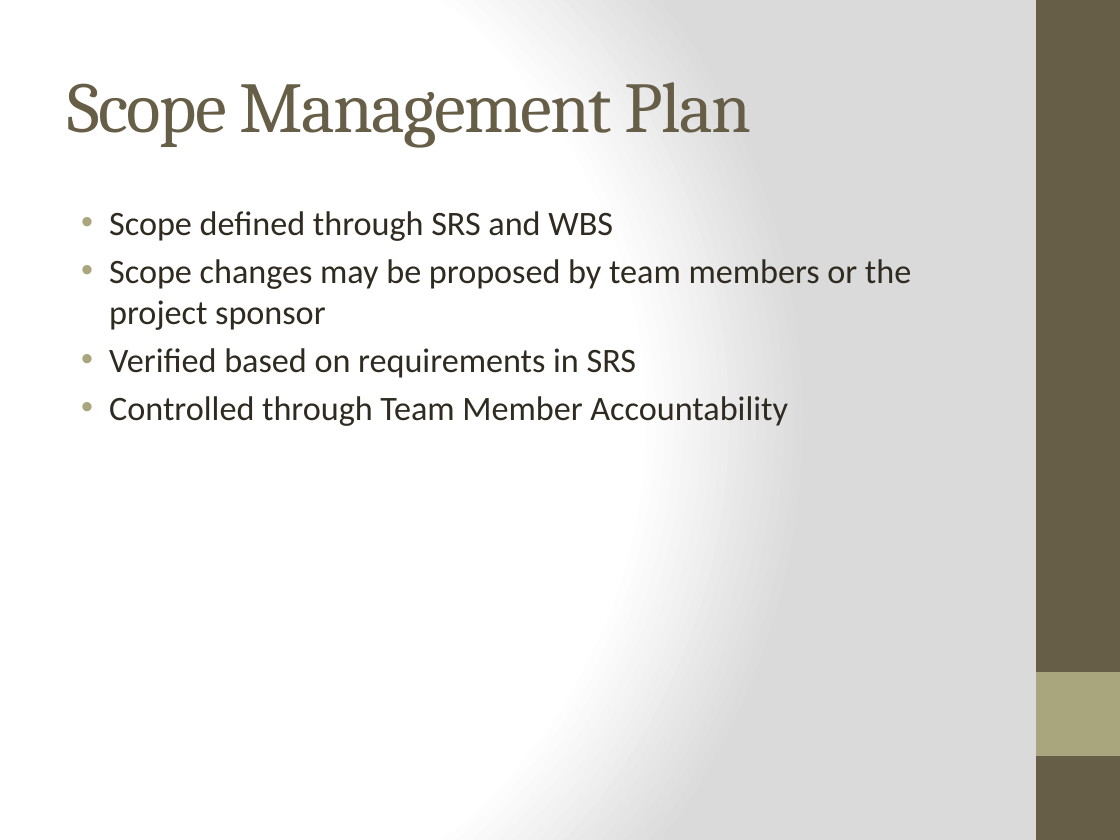
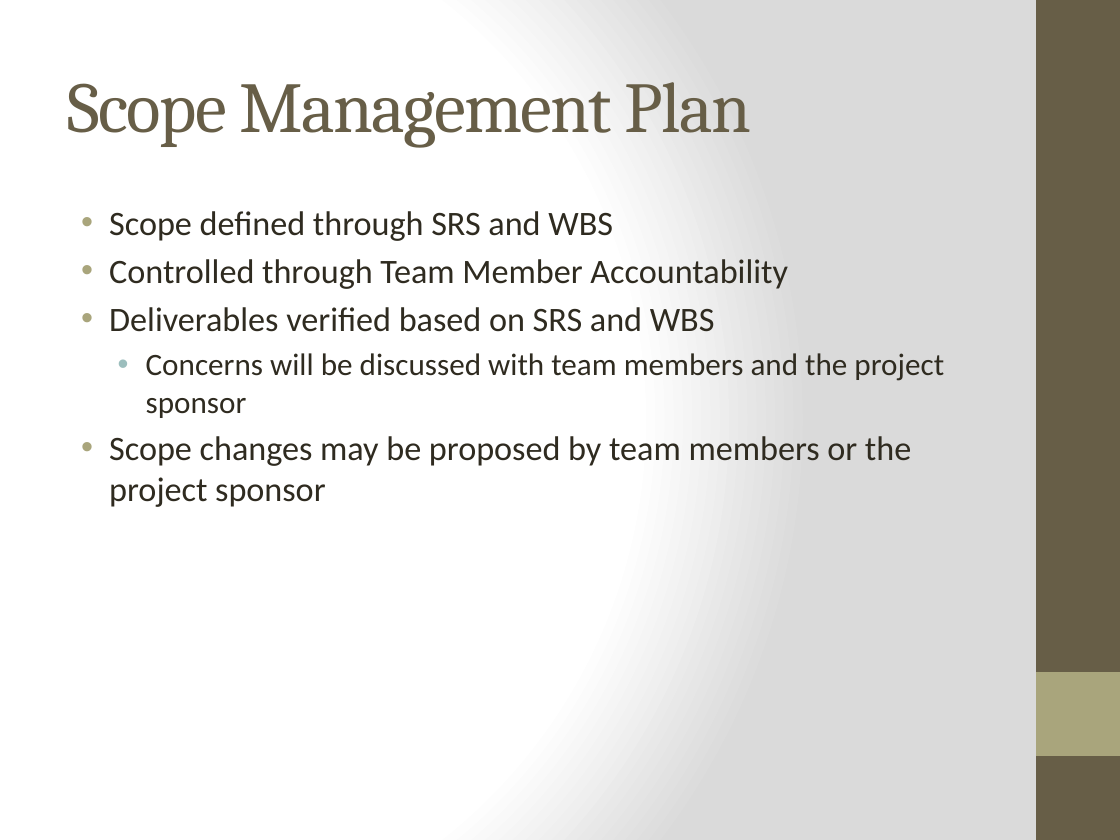
Before and after one commit to qpHalcy0n/SRDesign, a slide deck: slide 13 of Charter Presentation/Team Ink3d.pptx. Drawn at 1120x840 pixels with LibreOffice and Linux fonts; fonts in the diff are those of the drawing. Boxes give left, top, right and bottom in pixels: in the first picture for what was removed or moved away, otherwise in the second. Text is boxed around its words. In the diff, an @@ line names an element or a change of style, - is before the commit and + after.

Commit message:
Project Charter - Typo fix Charter Presentation - Added more info to my slides

```diff
--- a/Charter Presentation/Team Ink3d.pptx
+++ b/Charter Presentation/Team Ink3d.pptx
@@ text at [109,259,944,418]: paragraphs added @@
+• Controlled through Team Member Accountability
+• Deliverables verified based on SRS and WBS
+  • Concerns will be discussed with team members and the project sponsor
@@ text at [109,348,788,426]: paragraphs removed @@
-• Verified based on requirements in SRS
-• Controlled through Team Member Accountability
```
Also in this commit, not shown: 3 other slides changed, 1 other file.
